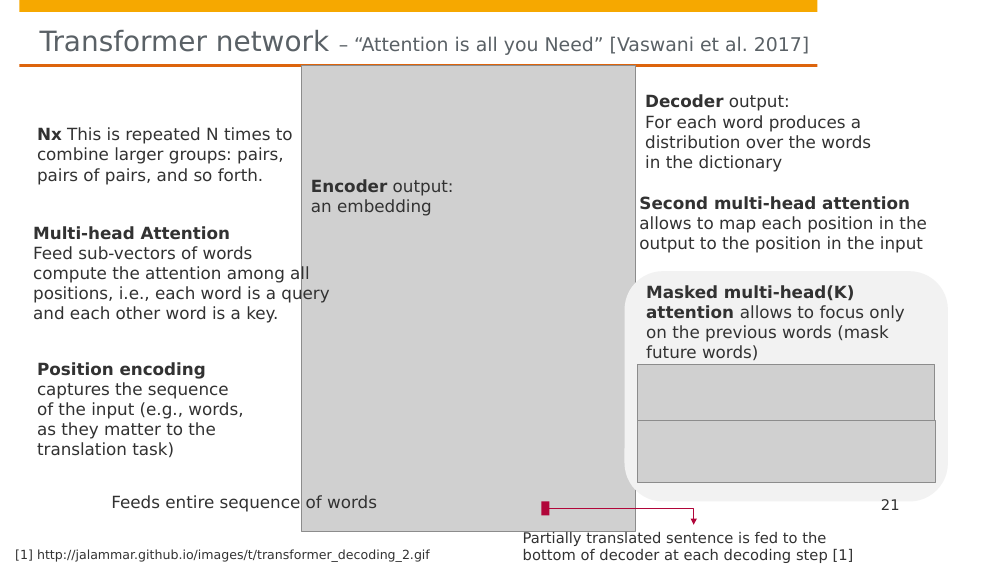
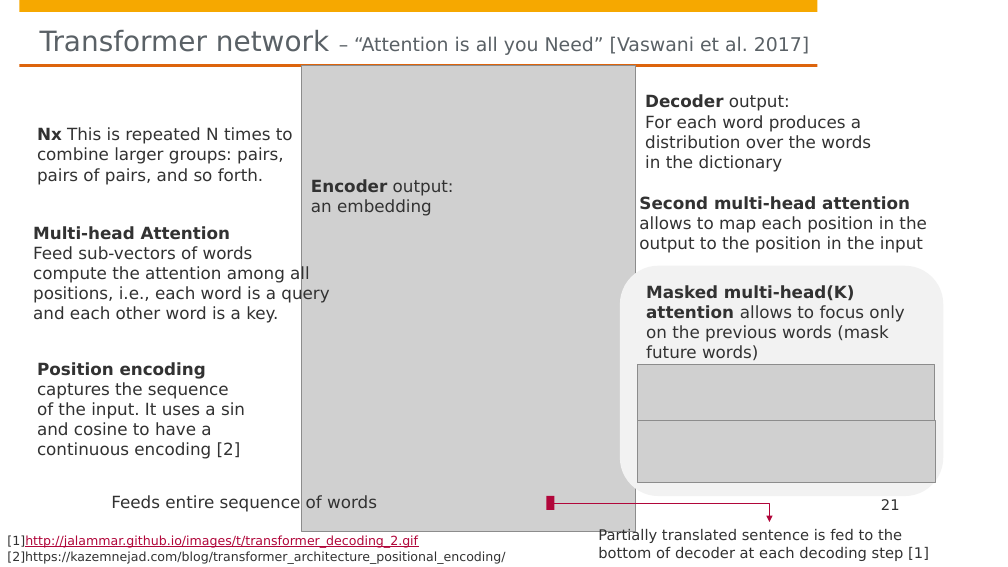
Before and after one commit to hpi-sam/GNN-Course-2020, a slide deck: slide 21 of 8. Graph Attention Networks.pptx. Drawn at 1008x567 pixels with LibreOffice and Linux fonts; fonts in the diff are those of the drawing; grey boxes stand for pictures; background and template pictures are left out. Boxes give left, top, right and bottom in pixels: in the first picture for what was removed or moved away, otherwise in the second. Text is boxed around its words. In the diff, an @@ line names an element or a change of style, - is before the commit and + after.

```diff
--- a/8. Graph Attention Networks.pptx
+++ b/8. Graph Attention Networks.pptx
@@ rounded rectangle moved from (x1=625, y1=271, x2=948, y2=502) to (x1=620, y1=266, x2=944, y2=497) @@
@@ text at (x1=37, y1=362, x2=245, y2=459): text changed @@
-Position encoding captures the sequence of the input (e.g., words, as they matter to the translation task)
+Position encoding captures the sequence of the input. It uses a sin and cosine to have a continuous encoding [2]
@@ rectangle moved from (x1=541, y1=501, x2=549, y2=516) to (x1=547, y1=496, x2=554, y2=510) @@
@@ elbow arrow moved from (550, 509) - (694, 525) to (554, 503) - (770, 522) @@
@@ text at (x1=7, y1=535, x2=505, y2=564): text changed @@
-[1] http://jalammar.github.io/images/t/transformer_decoding_2.gif
+[1]http://jalammar.github.io/images/t/transformer_decoding_2.gif
+[2]https://kazemnejad.com/blog/transformer_architecture_positional_encoding/
@@ text "Partially translated sentence is fed ..." moved from (x1=523, y1=531, x2=854, y2=563) to (x1=598, y1=528, x2=929, y2=561) @@
```
